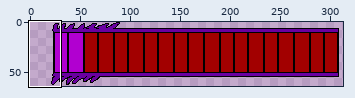
One commit to this sprite sheet: Boss HP18.png. The first picture is a wide view before the edit; the outline marks the close-up.
Close-up. Earlier state:
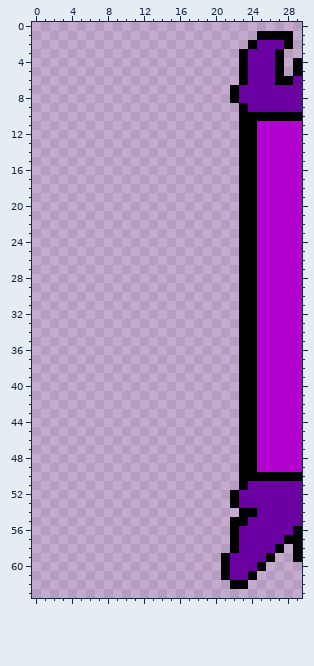
The file is 324x64 pixels. Pixels under 10% opacity are left out. Colours within 5 levels of each other are drawn and written as one. Shown: x 0..29, y 0..63. The wide view leaves out empty margins.
The same view after the edit:
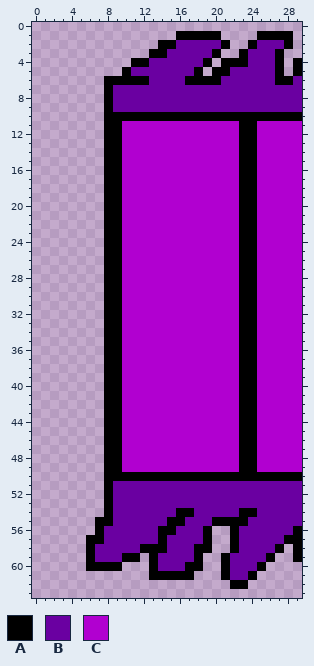
Palette (. is transparent): A #000000  B #6a00a1  C #b100d0
Edits made:
@@ x 0..29 @@
  0 ..............................
- 1 .........................AAAA.
- 2 ........................ABBBA.
- 3 .......................ABBBA..
- 4 .......................ABBBA.A
- 5 .......................ABBBA.A
- 6 .......................ABBBAAB
- 7 ......................ABBBBBBB
- 8 ......................ABBBBBBB
- 9 .......................ABBBBBB
-10 .......................AAAAAAA
-11 .......................AACCCCC
-12 .......................AACCCCC
-13 .......................AACCCCC
-14 .......................AACCCCC
-15 .......................AACCCCC
-16 .......................AACCCCC
-17 .......................AACCCCC
-18 .......................AACCCCC
-19 .......................AACCCCC
-20 .......................AACCCCC
-21 .......................AACCCCC
-22 .......................AACCCCC
-23 .......................AACCCCC
-24 .......................AACCCCC
-25 .......................AACCCCC
-26 .......................AACCCCC
-27 .......................AACCCCC
-28 .......................AACCCCC
-29 .......................AACCCCC
-30 .......................AACCCCC
-31 .......................AACCCCC
-32 .......................AACCCCC
-33 .......................AACCCCC
-34 .......................AACCCCC
-35 .......................AACCCCC
-36 .......................AACCCCC
-37 .......................AACCCCC
-38 .......................AACCCCC
-39 .......................AACCCCC
-40 .......................AACCCCC
-41 .......................AACCCCC
-42 .......................AACCCCC
-43 .......................AACCCCC
-44 .......................AACCCCC
-45 .......................AACCCCC
-46 .......................AACCCCC
-47 .......................AACCCCC
-48 .......................AACCCCC
-49 .......................AACCCCC
-50 .......................AAAAAAA
-51 .......................ABBBBBB
-52 ......................ABBBBBBB
-53 ......................ABBBBBBB
-54 .......................AABBBBB
-55 ......................AABBBBBB
-56 ......................ABBBBBBA
-57 ......................ABBBBBAA
-58 ......................ABBBBA.A
-59 .....................ABBBBA..A
-60 .....................ABBBA....
-61 .....................ABBA.....
+ 1 ................AAAAA....AAAA.
+ 2 ..............AABBBBBA..ABBBA.
+ 3 .............AABBBBBA..ABBBA..
+ 4 ...........AABBBBBBA.AAABBBA.A
+ 5 ..........ABBBBBBBA.AABBBBBA.A
+ 6 ........AAAAABBBBAAAABBBBBBAAB
+ 7 ........ABBBBBBBBBBBBBBBBBBBBB
+ 8 ........ABBBBBBBBBBBBBBBBBBBBB
+ 9 ........ABBBBBBBBBBBBBBBBBBBBB
+10 ........AAAAAAAAAAAAAAAAAAAAAA
+11 ........AACCCCCCCCCCCCCAACCCCC
+12 ........AACCCCCCCCCCCCCAACCCCC
+13 ........AACCCCCCCCCCCCCAACCCCC
+14 ........AACCCCCCCCCCCCCAACCCCC
+15 ........AACCCCCCCCCCCCCAACCCCC
+16 ........AACCCCCCCCCCCCCAACCCCC
+17 ........AACCCCCCCCCCCCCAACCCCC
+18 ........AACCCCCCCCCCCCCAACCCCC
+19 ........AACCCCCCCCCCCCCAACCCCC
+20 ........AACCCCCCCCCCCCCAACCCCC
+21 ........AACCCCCCCCCCCCCAACCCCC
+22 ........AACCCCCCCCCCCCCAACCCCC
+23 ........AACCCCCCCCCCCCCAACCCCC
+24 ........AACCCCCCCCCCCCCAACCCCC
+25 ........AACCCCCCCCCCCCCAACCCCC
+26 ........AACCCCCCCCCCCCCAACCCCC
+27 ........AACCCCCCCCCCCCCAACCCCC
+28 ........AACCCCCCCCCCCCCAACCCCC
+29 ........AACCCCCCCCCCCCCAACCCCC
+30 ........AACCCCCCCCCCCCCAACCCCC
+31 ........AACCCCCCCCCCCCCAACCCCC
+32 ........AACCCCCCCCCCCCCAACCCCC
+33 ........AACCCCCCCCCCCCCAACCCCC
+34 ........AACCCCCCCCCCCCCAACCCCC
+35 ........AACCCCCCCCCCCCCAACCCCC
+36 ........AACCCCCCCCCCCCCAACCCCC
+37 ........AACCCCCCCCCCCCCAACCCCC
+38 ........AACCCCCCCCCCCCCAACCCCC
+39 ........AACCCCCCCCCCCCCAACCCCC
+40 ........AACCCCCCCCCCCCCAACCCCC
+41 ........AACCCCCCCCCCCCCAACCCCC
+42 ........AACCCCCCCCCCCCCAACCCCC
+43 ........AACCCCCCCCCCCCCAACCCCC
+44 ........AACCCCCCCCCCCCCAACCCCC
+45 ........AACCCCCCCCCCCCCAACCCCC
+46 ........AACCCCCCCCCCCCCAACCCCC
+47 ........AACCCCCCCCCCCCCAACCCCC
+48 ........AACCCCCCCCCCCCCAACCCCC
+49 ........AACCCCCCCCCCCCCAACCCCC
+50 ........AAAAAAAAAAAAAAAAAAAAAA
+51 ........ABBBBBBBBBBBBBBBBBBBBB
+52 ........ABBBBBBBBBBBBBBBBBBBBB
+53 ........ABBBBBBBBBBBBBBBBBBBBB
+54 ........ABBBBBBBAABBBBBAABBBBB
+55 .......AABBBBBBAABBBAAAABBBBBB
+56 .......ABBBBBBAABBBA..ABBBBBBA
+57 ......AABBBBBBABBBBA..ABBBBBAA
+58 ......ABBBBBAAABBBAA..ABBBBA.A
+59 ......ABBBAA.ABBBBA..ABBBBA..A
+60 ......AAAA...ABBBAA..ABBBA....
+61 .............AAAAA...ABBA.....
 62 ......................AA......
Boxes around the changes in both close-ups, in picture pixels (x1, y1, x2, y2):
changed: (86, 31, 248, 580)
